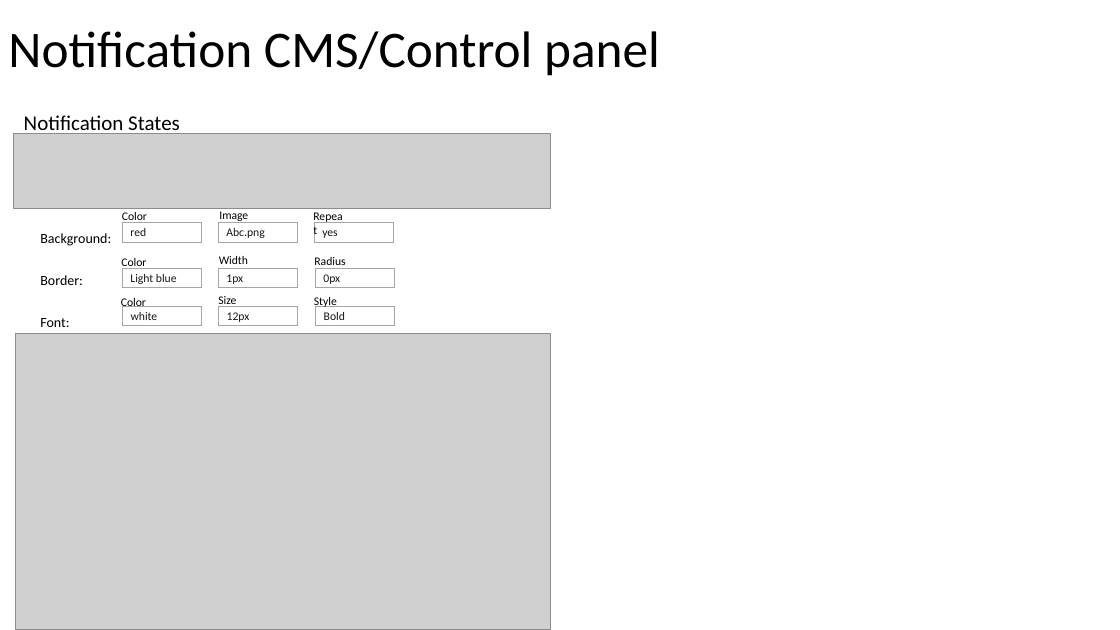
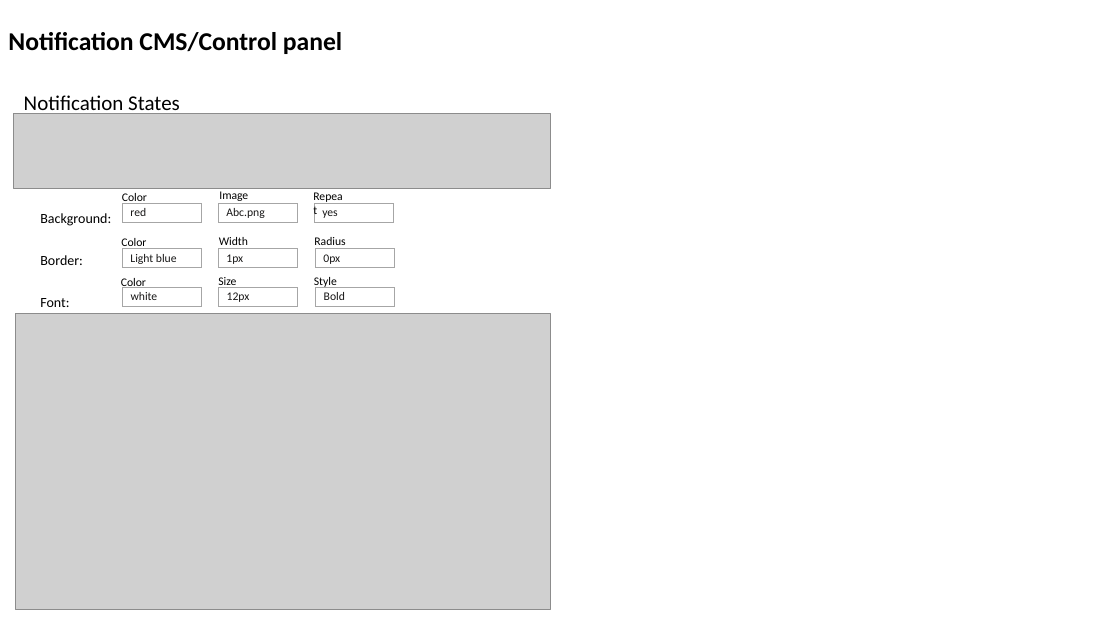
Before and after one commit to Sandeep821/Multi-Tenant-React-App, a slide deck: slide 7 of docs/MultiTenant App.pptx (slide 6 before the commit). Drawn at 1120x630 pixels with LibreOffice and Linux fonts; fonts in the diff are those of the drawing; grey boxes stand for pictures. Boxes give left, top, right and bottom in pixels: in the first picture for what was removed or moved away, otherwise in the second. Text is boxed around its words. In the diff, an @@ line names an element or a change of style, - is before the commit and + after.

```diff
--- a/docs/MultiTenant App.pptx
+++ b/docs/MultiTenant App.pptx
@@ title "Notification CMS/Control panel" at [8, 32, 342, 54]: size 44 to 22 pt, bold on @@
@@ 11 texts, 9 rectangles, 2 pictures: place and size @@
-11 texts, 9 rectangles, 2 pictures at [13, 115, 549, 629]
+11 texts, 9 rectangles, 2 pictures at [13, 95, 549, 610]
```
Also in this commit, not shown: 5 other slides changed, 1 slide added.
